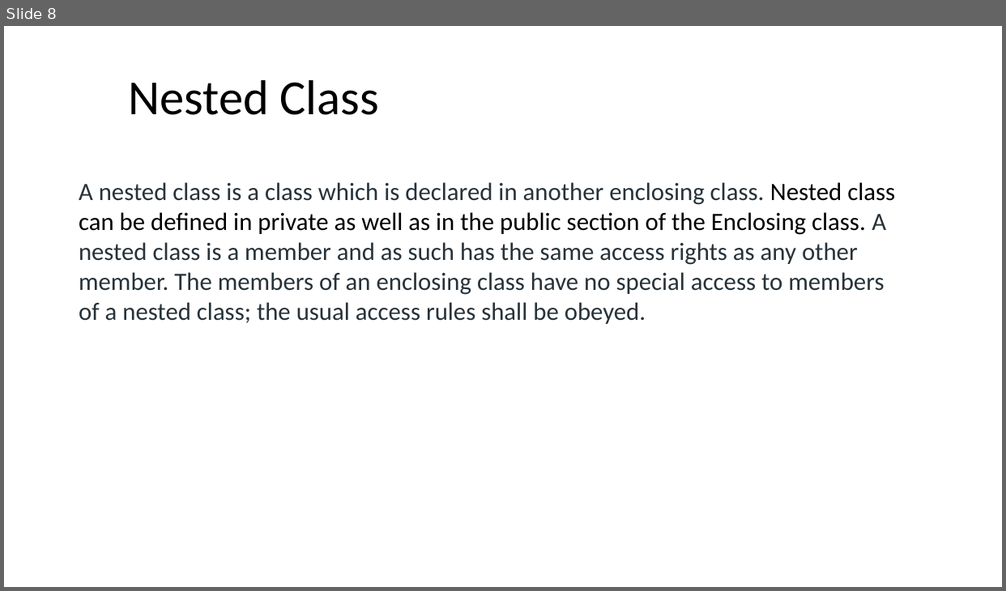
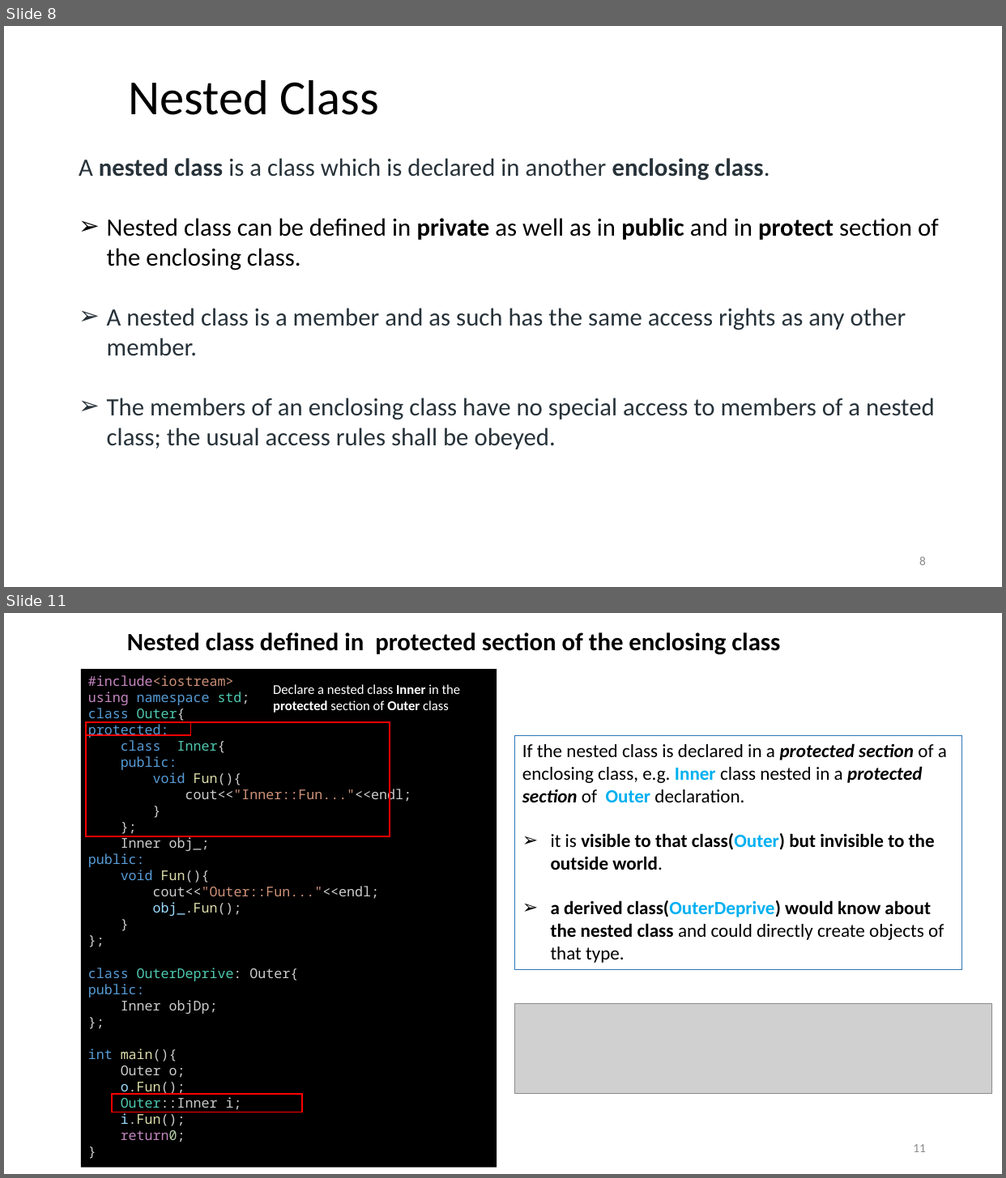
Before and after one commit to ShiqiYu/CPP, a slide deck: week15/Lab15.pptx. Shown one above the other, each under a label of ours: slide 8 before the commit, slides 8 and 11 after it; the slides between them are not shown. The pictures are 1006x591 and 1006x1178 pixels, drawn with LibreOffice and Linux fonts; fonts in the diff are those of the drawing; grey boxes stand for pictures; background and template pictures are left out. Boxes give left, top, right and bottom in pixels: in the first picture for what was removed or moved away, otherwise in the second. Text is boxed around its words. In the diff, an @@ line names an element or a change of style, - is before the commit and + after.

```diff
--- a/week15/Lab15.pptx
+++ b/week15/Lab15.pptx
@@ slide 11 added at (4,613,1002,1174), background #FFFFFF @@
@@ text added at (127,632,780,655), 24 pt, text #000000, bold @@
+Nested class defined in protected section of the enclosing class
@@ rectangle added at (81,669,497,1168), fill #000000, 13 pt, text #CCCCCC @@
+#include<iostream>
+using namespace std;
+class Outer{
+protected:
+class Inner{
+public:
+void Fun(){
+cout<<"Inner::Fun..."<<endl;
+}
+};
+Inner obj_;
+public:
+void Fun(){
+cout<<"Outer::Fun..."<<endl;
+obj_.Fun();
+}
+};
+class OuterDeprive: Outer{
+public:
+Inner objDp;
+};
+int main(){
+Outer o;
+o.Fun();
+Outer::Inner i;
+i.Fun();
+return0;
+}
@@ text added at (273,684,461,713), 13 pt, text #FFFFFF @@
+Declare a nested class Inner in the protected section of Outer class
@@ rectangle added at (86,722,390,837), outline #FF0000 1.5 pt @@
@@ rectangle added at (86,722,190,735), outline #FF0000 1.5 pt @@
@@ rectangle added at (515,736,962,970), outline #2E75B6 0.75 pt, 18 pt, text #000000, bold @@
+If the nested class is declared in a protected section of a enclosing class, e.g. Inner class nested in a protected section of Outer declaration.
+➢ it is visible to that class(Outer) but invisible to the outside world.
+➢ a derived class(OuterDeprive) would know about the nested class and could directly create objects of that type.
@@ picture added at (515,1003,992,1094) @@
@@ rectangle added at (112,1094,303,1113), outline #FF0000 1.5 pt @@
@@ page number added at (913,1144,926,1152), 12 pt, text #8C8C8C @@
+11
@@ slide 8 changed as well @@
@@ text at (79,158,939,450): text changed @@
-A nested class is a class which is declared in another enclosing class. Nested class can be defined in private as well as in the public section of the Enclosing class. A nested class is a member and as such has the same access rights as any other member. The members of an enclosing class have no special access to members of a nested class; the usual access rules shall be obeyed.
+A nested class is a class which is declared in another enclosing class.
+➢ Nested class can be defined in private as well as in public and in protect section of the enclosing class.
+➢ A nested class is a member and as such has the same access rights as any other member.
+➢ The members of an enclosing class have no special access to members of a nested class; the usual access rules shall be obeyed.
@@ page number added at (919,557,926,565), 12 pt, text #8C8C8C @@
+8
```
Also in this commit, not shown: 18 other slides changed, 1 other slide added, 3 slides removed, 3 other files.
